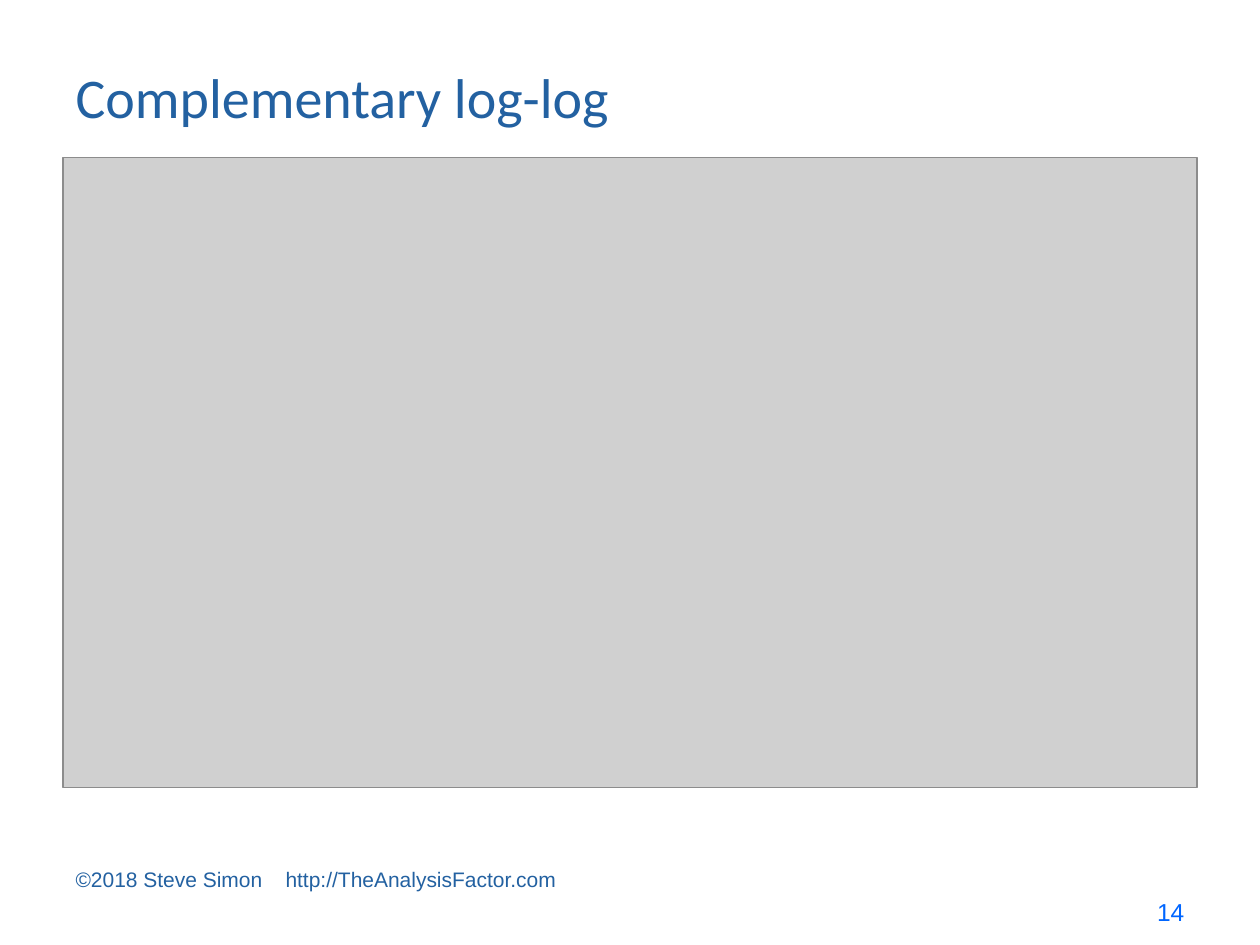
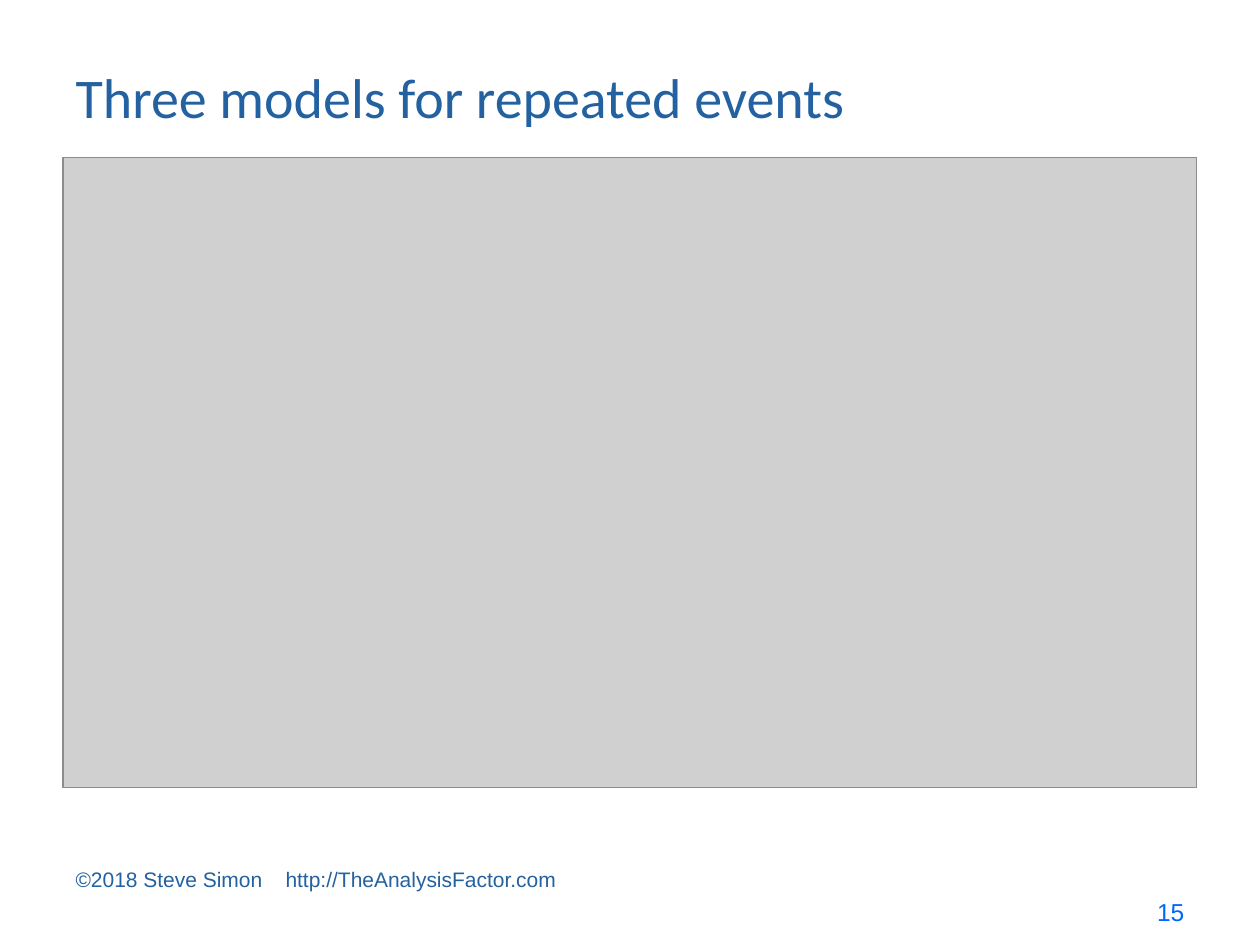
Before and after one commit to pmean/survival-models, a slide deck: slide 15 of bin/survival lecture 7.pptx (slide 14 before the commit). Drawn at 1260x945 pixels with LibreOffice and Linux fonts; fonts in the diff are those of the drawing; grey boxes stand for pictures. Boxes give left, top, right and bottom in pixels: in the first picture for what was removed or moved away, otherwise in the second. Text is boxed around its words. In the diff, an @@ line names an element or a change of style, - is before the commit and + after.

```diff
--- a/bin/survival lecture 7.pptx
+++ b/bin/survival lecture 7.pptx
@@ title at <box>76,79,844,127</box>: text changed @@
-Complementary log-log
+Three models for repeated events
@@ page number at <box>1157,904,1184,922</box>: text changed @@
-14
+15
```
Also in this commit, not shown: 10 other slides changed, 2 slides added, 29 slides removed, 2 other files.
